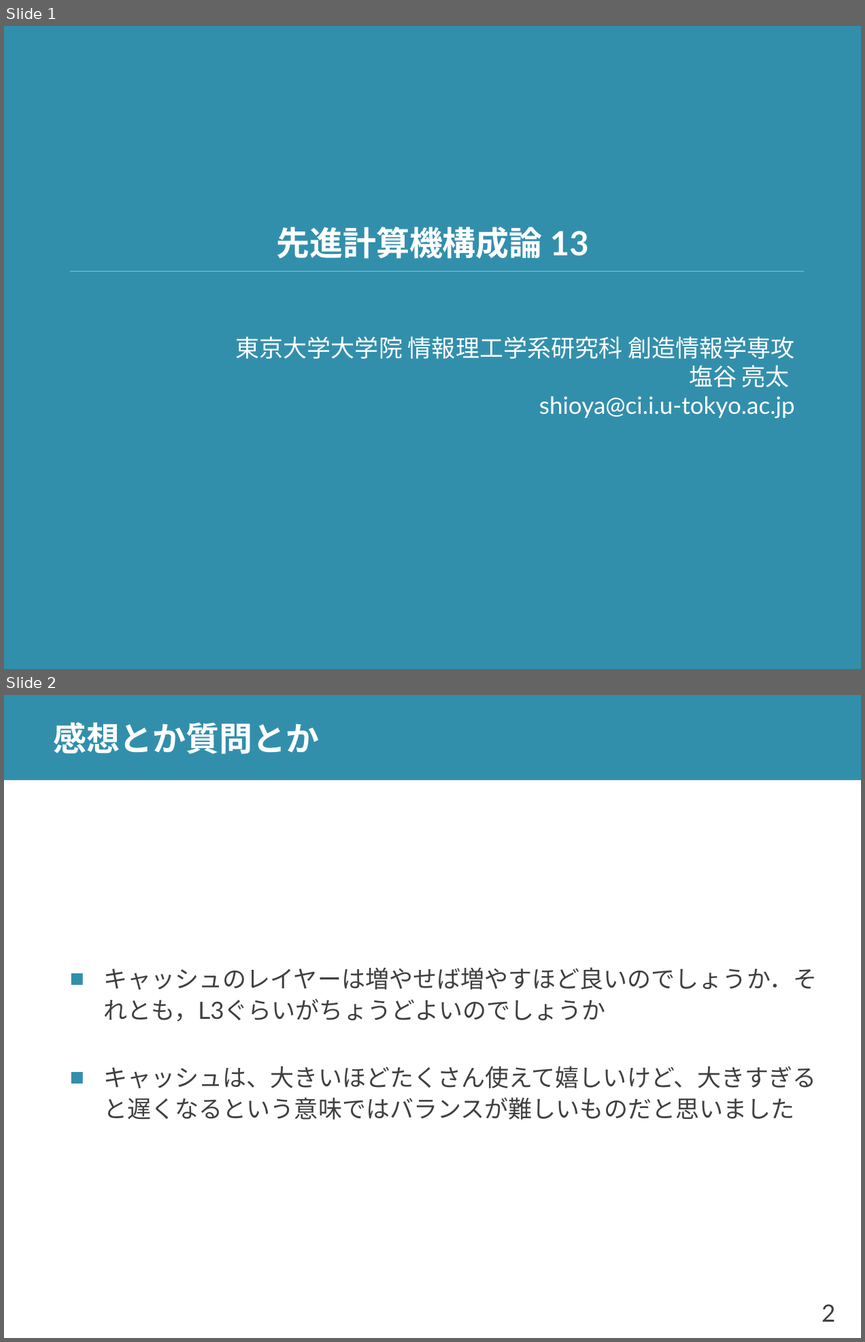
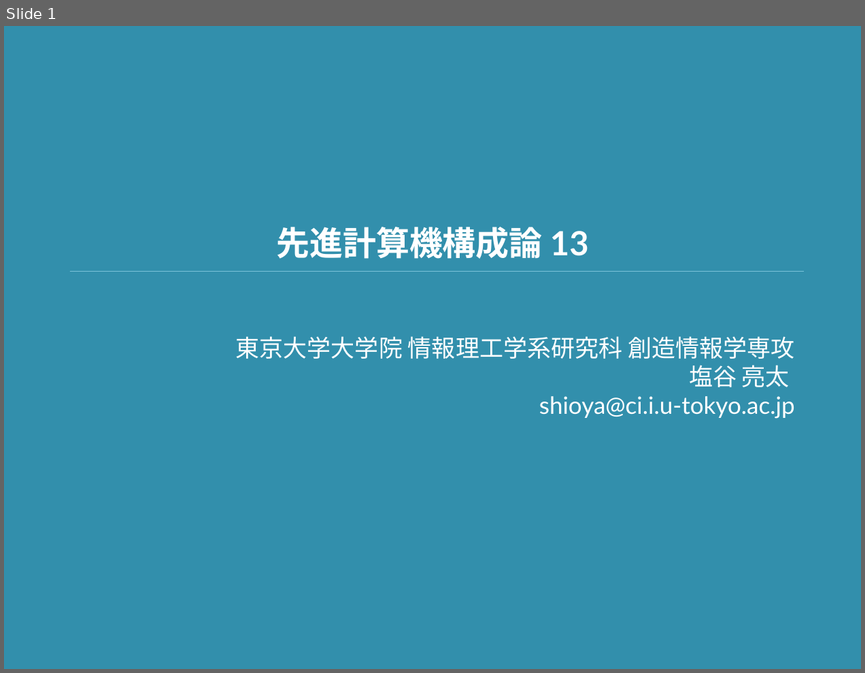
Before and after one commit to shioyadan/advanced-computer-organization, a slide deck: aco-shioya-13.pptx. Shown one above the other, each under a label of ours: slides 1 and 2 before the commit, slide 1 after it. The pictures are 865x1342 and 865x673 pixels, drawn with LibreOffice and Linux fonts; fonts in the diff are those of the drawing. Boxes give left, top, right and bottom in pixels: in the first picture for what was removed or moved away, otherwise in the second. Text is boxed around its words. In the diff, an @@ line names an element or a change of style, - is before the commit and + after.

```diff
--- a/aco-shioya-13.pptx
+++ b/aco-shioya-13.pptx
@@ slide 2 removed at <box>4,695,861,1338</box>, background #FFFFFF @@
@@ rectangle removed at <box>4,695,861,780</box> @@
@@ title removed at <box>53,722,319,754</box> @@
-感想とか質問とか
@@ text removed at <box>104,967,817,1119</box> @@
-■ キャッシュのレイヤーは増やせば増やすほど良いのでしょうか．それとも，L3ぐらいがちょうどよいのでしょうか
-■ キャッシュは、大きいほどたくさん使えて嬉しいけど、大きすぎると遅くなるという意味ではバランスが難しいものだと思いました
@@ page number removed at <box>821,1304,835,1321</box> @@
-2
```
Also in this commit, not shown: 8 slides changed, 8 slides added, 13 other slides removed, 1 other file.
